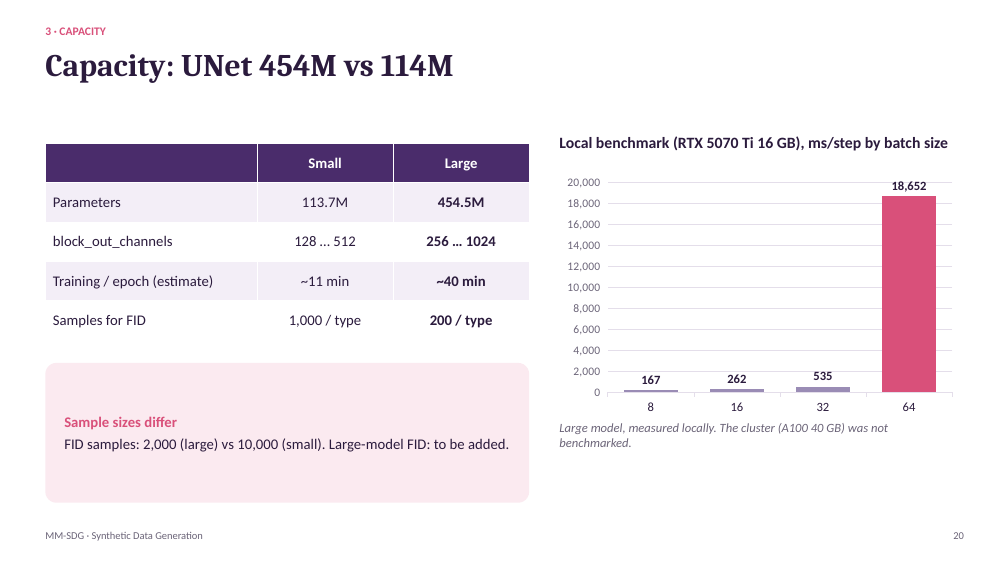
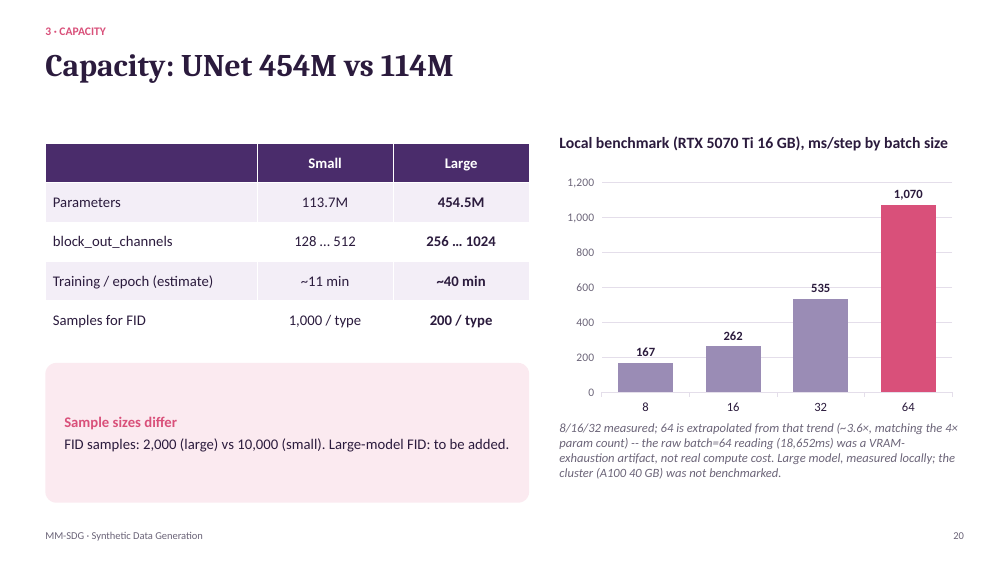
Before and after one commit to YiannisChionas/MM-SDG, a slide deck: slide 20 of presentation/MM-SDG_ablation_and_SDG.pptx. Drawn at 1008x567 pixels with LibreOffice and Linux fonts; fonts in the diff are those of the drawing. Boxes give left, top, right and bottom in pixels: in the first picture for what was removed or moved away, otherwise in the second. Text is boxed around its words. In the diff, an @@ line names an element or a change of style, - is before the commit and + after.

Commit message:
Fix misleading VRAM-exhaustion artifact in capacity benchmark slide
Verified the small-ablation slides (16-20) against the repo's own
README files (hpc_experiment_large, hpc_experiment_classifier,
hpc_experiment_regressor, hpc_experiment_sr) rather than treating them
as unverifiable prior work -- all numbers matched except one.

Slide 20's local-benchmark chart showed the raw batch=64 measurement
(18,652ms/step) at face value. hpc_experiment_large/README.md is
explicit that this reading is a VRAM-exhaustion artifact, not real
compute cost, and gives a corrected extrapolation of ~1070ms/step
(~3.6x slower than the small model, in line with its 4x parameter
count). Presenting 18,652ms unqualified would read as a ~112x
slowdown, which the repo's own analysis says is wrong. Chart and
caption now show the corrected ~1070ms figure with that context.

```diff
--- a/presentation/MM-SDG_ablation_and_SDG.pptx
+++ b/presentation/MM-SDG_ablation_and_SDG.pptx
@@ column chart at (x1=560, y1=170, x2=960, y2=420) @@
@@ Series 1, 64: 18652 to 1070 @@
@@ text at (x1=559, y1=423, x2=958, y2=479): text changed @@
-Large model, measured locally. The cluster (A100 40 GB) was not benchmarked.
+8/16/32 measured; 64 is extrapolated from that trend (~3.6×, matching the 4× param count) -- the raw batch=64 reading (18,652ms) was a VRAM-exhaustion artifact, not real compute cost. Large model, measured locally; the cluster (A100 40 GB) was not benchmarked.
```
Also in this commit, not shown: 1 other file.
